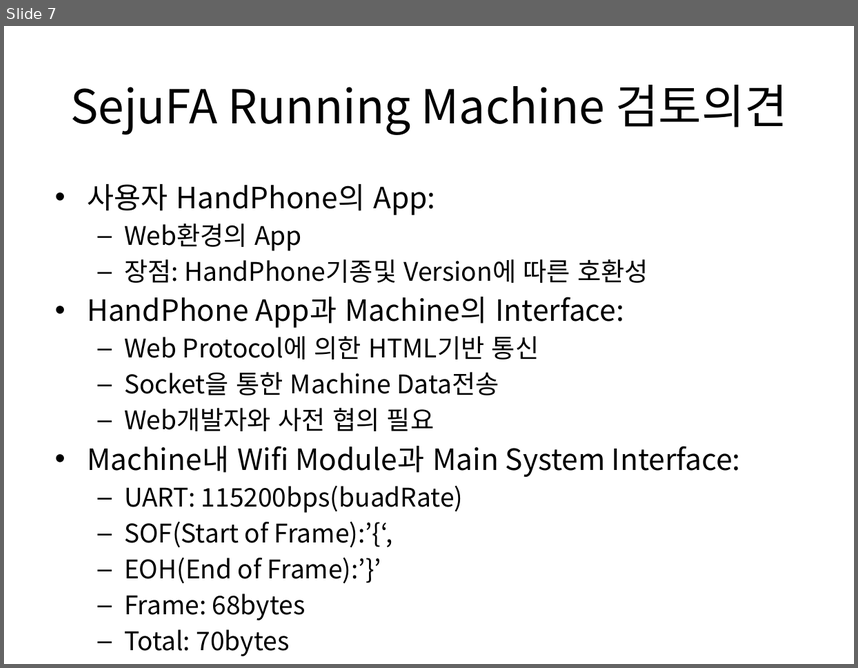
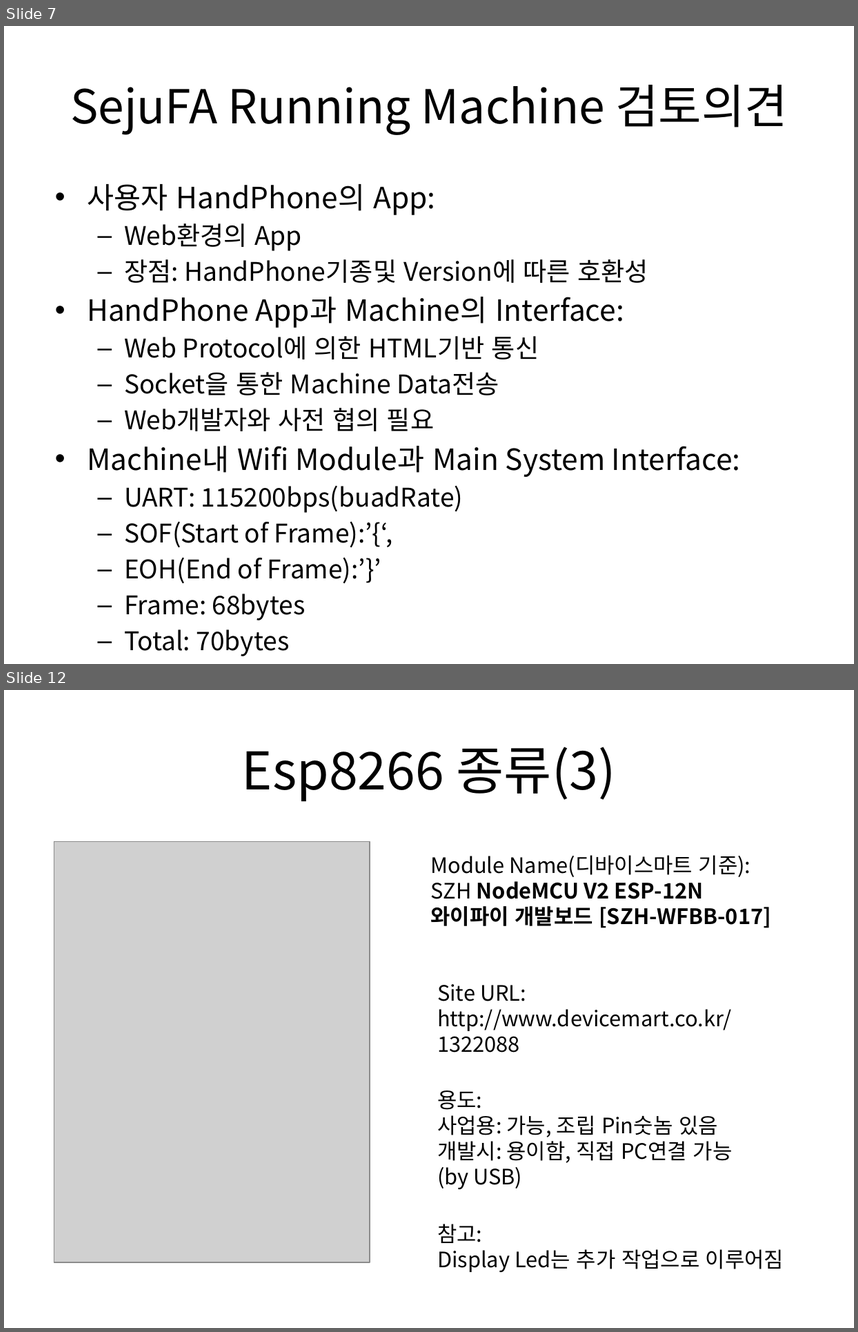
Before and after one commit to ihong9059/esp8266, a slide deck: 세주Project/세주FA.pptx. Shown one above the other, each under a label of ours: slide 7 before the commit, slides 7 and 12 after it; the slides between them are not shown. The pictures are 858x668 and 858x1332 pixels, drawn with LibreOffice and Linux fonts; fonts in the diff are those of the drawing; grey boxes stand for pictures. Boxes give left, top, right and bottom in pixels: in the first picture for what was removed or moved away, otherwise in the second. Text is boxed around its words. In the diff, an @@ line names an element or a change of style, - is before the commit and + after.

```diff
--- a/세주Project/세주FA.pptx
+++ b/세주Project/세주FA.pptx
@@ slide 12 added at (4,690,854,1328), background #FFFFFF @@
@@ title added at (242,747,616,802), 44 pt, text #000000 @@
+Esp8266 종류(3)
@@ picture added at (54,841,370,1262) @@
@@ text added at (430,855,771,928), 18 pt, text #000000, bold @@
+Module Name(디바이스마트 기준):
+SZH NodeMCU V2 ESP-12N 와이파이 개발보드 [SZH-WFBB-017]
@@ text added at (437,984,731,1052), 18 pt, text #000000 @@
+Site URL:
+http://www.devicemart.co.kr/1322088
@@ text added at (437,1090,733,1189), 18 pt, text #000000 @@
+용도:
+사업용: 가능, 조립 Pin숫놈 있음
+개발시: 용이함, 직접 PC연결 가능
+(by USB)
@@ text added at (437,1223,784,1272), 18 pt, text #000000 @@
+참고:
+Display Led는 추가 작업으로 이루어짐
```
Also in this commit, not shown: 6 other slides added, 15 other files.
